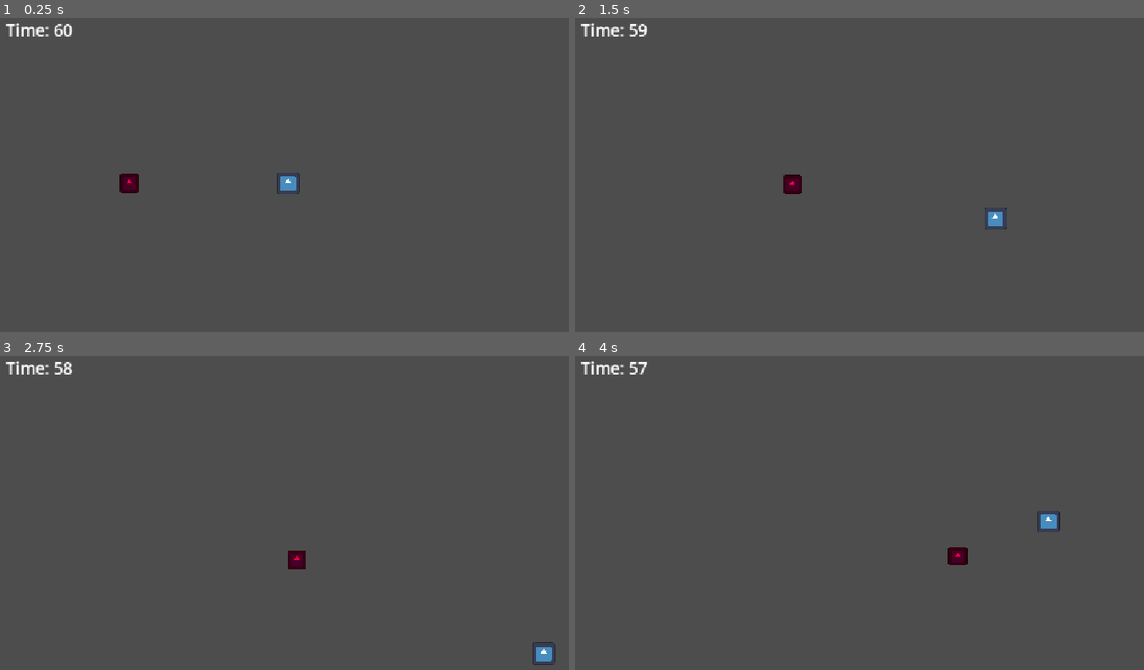
Above: before the commit, frames 1-4 (two rows, left to right).
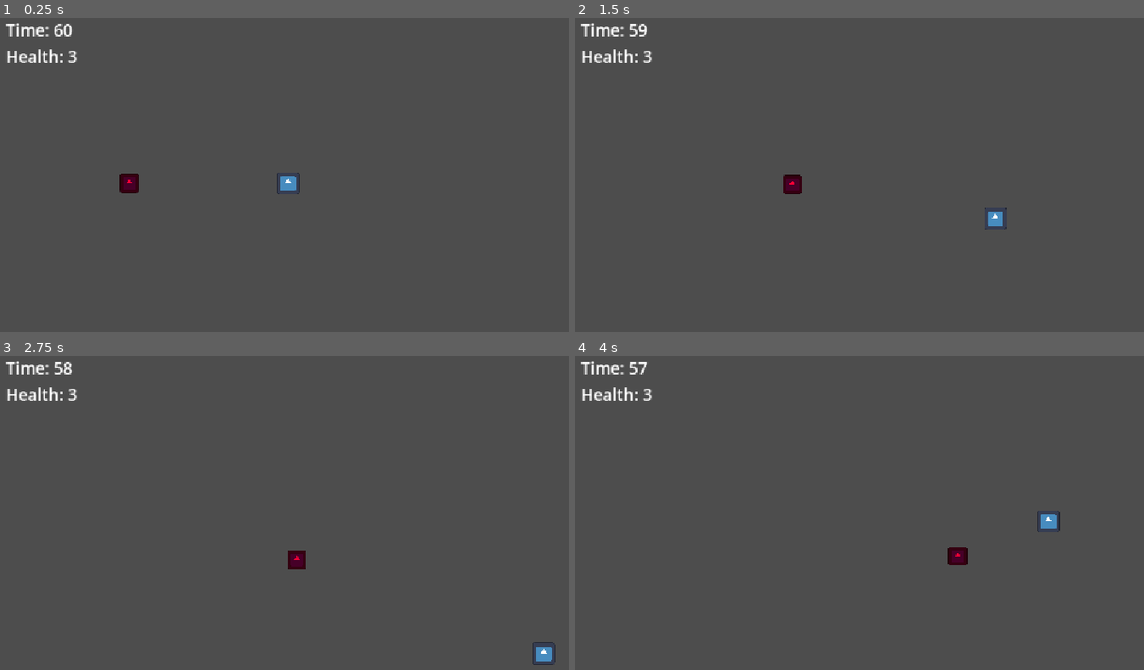
Above: after the commit, the same moments.

Repository: Tin0709/Last60Seconds
Game: Godot game, scene res://game.tscn
The game is run twice, just before and just after one commit, with the same random seed, the same clock (stepped at 60 frames per second) and the same inputs. The engine's default icon, where the game draws it, is replaced by a stand-in: a white triangle on a blue panel in a dark square.
Inputs:
- Up to frame 1 (0.25 s): no input
- Up to frame 2 (1.5 s): hold D (move_right) 0.53-1.28 s; hold S (move_down) from 1.28 s (still down)
- Up to frame 3 (2.75 s): release S (move_down) at 2.03 s; hold D (move_right) from 2.03 s (still down)
- Up to frame 4 (4 s): release D (move_right) at 2.78 s; hold W (move_up) 2.78-3.53 s; hold A (move_left) from 3.53 s (still down)

The runs differ from the first frame. In frame 1, 0.2% of the frame differs, in the area x 1-14%, y 9-15%; in frame 2, 0.2%; in frame 3, 0.2%; in frame 4, 0.2%.

Commit message:
Add player health and contact damage

Diff:
--- a/enemy.gd
+++ b/enemy.gd
@@ -17,3 +17,8 @@
 	velocity = direction * speed
 
 	move_and_slide()
+
+	for index in range(get_slide_collision_count()):
+		if get_slide_collision(index).get_collider() == player:
+			player.take_damage()
+			break
--- a/game.gd
+++ b/game.gd
@@ -4,6 +4,14 @@
 
 @onready var time_label: Label = $HUD/TimeLabel
 @onready var survived_label: Label = $HUD/SurvivedLabel
+@onready var health_label: Label = $HUD/HealthLabel
+
+func _ready() -> void:
+	$Player.health_changed.connect(_on_player_health_changed)
+	_on_player_health_changed($Player.health)
+
+func _on_player_health_changed(health: int) -> void:
+	health_label.text = "Health: %d" % health
 
 func _process(delta: float) -> void:
 	time_remaining = maxf(time_remaining - delta, 0.0)
--- a/game.tscn
+++ b/game.tscn
@@ -51,9 +51,18 @@
 [node name="SurvivedLabel" type="Label" parent="HUD"]
 visible = false
 offset_left = 20.0
+offset_top = 110.0
+offset_right = 240.0
+offset_bottom = 150.0
+mouse_filter = 2
+theme_override_font_sizes/font_size = 28
+text = "SURVIVED"
+
+[node name="HealthLabel" type="Label" parent="HUD"]
+offset_left = 20.0
 offset_top = 65.0
-offset_right = 240.0
+offset_right = 200.0
 offset_bottom = 105.0
 mouse_filter = 2
 theme_override_font_sizes/font_size = 28
-text = "SURVIVED"
+text = "Health: 3"
--- a/player.gd
+++ b/player.gd
@@ -1,9 +1,15 @@
 extends CharacterBody2D
+
+signal health_changed(health: int)
 
 @export var speed: float = 300.0
 @export var player_radius: float = 20.0
 
-func _physics_process(_delta):
+var health: int = 3
+var damage_cooldown: float = 0.0
+
+func _physics_process(delta):
+	damage_cooldown = maxf(damage_cooldown - delta, 0.0)
 	var direction = Input.get_vector(
 		"move_left",
 		"move_right",
@@ -15,6 +21,14 @@
 	move_and_slide()
 
 	keep_inside_screen()
+
+
+func take_damage() -> void:
+	if damage_cooldown > 0.0 or health <= 0:
+		return
+	health -= 1
+	damage_cooldown = 1.0
+	health_changed.emit(health)
 
 
 func keep_inside_screen():
